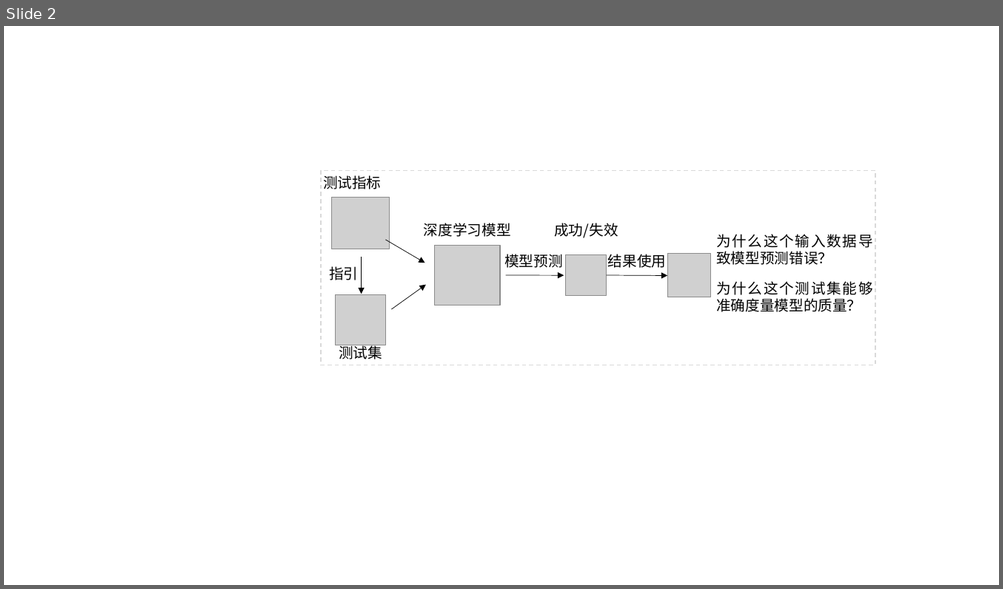
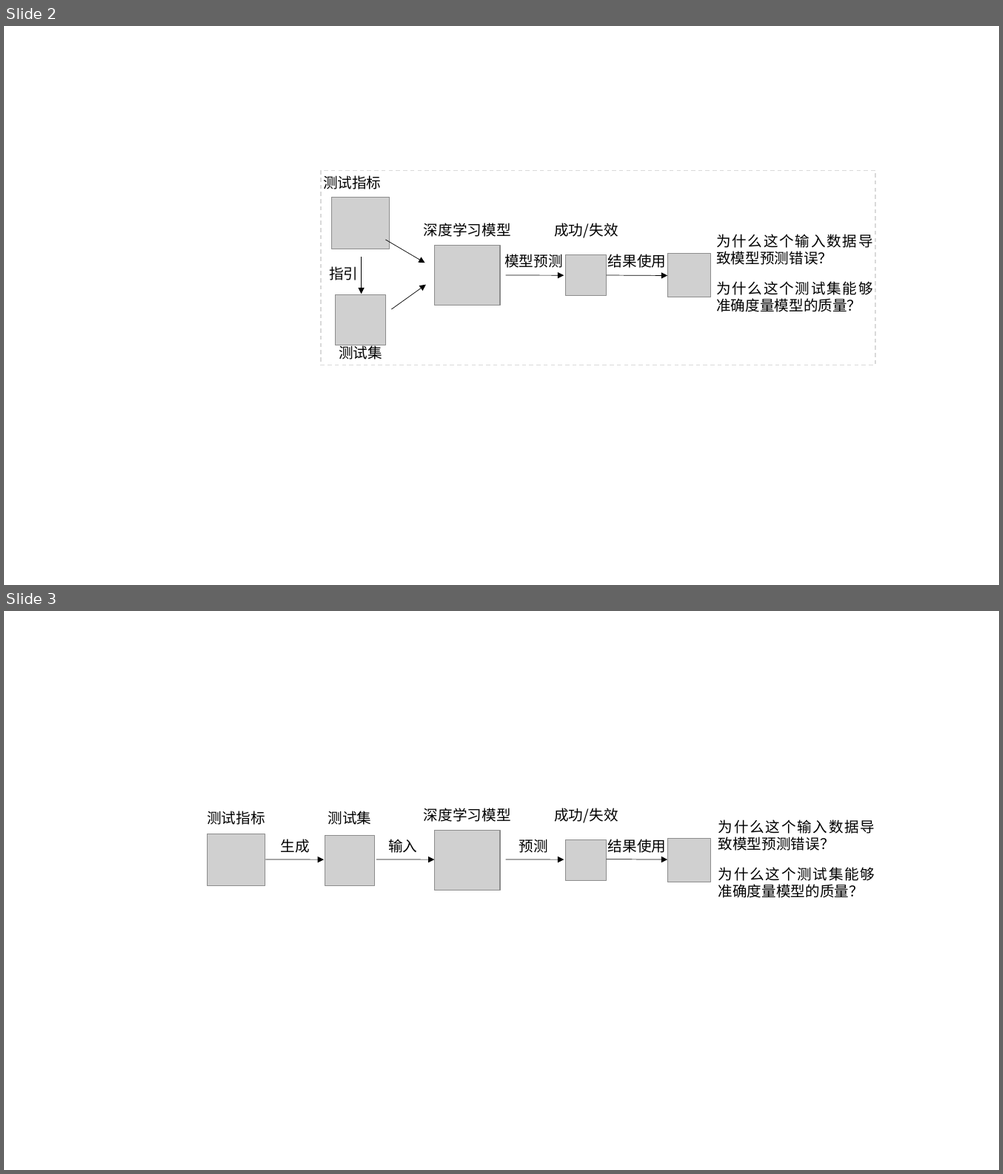
Before and after one commit to XuSihan/Proposal2022, a slide deck: images/intro.pptx. Shown one above the other, each under a label of ours: slide 2 before the commit, slides 2 and 3 after it. The pictures are 1003x589 and 1003x1174 pixels, drawn with LibreOffice and Linux fonts; fonts in the diff are those of the drawing; grey boxes stand for pictures. Boxes give left, top, right and bottom in pixels: in the first picture for what was removed or moved away, otherwise in the second. Text is boxed around its words. In the diff, an @@ line names an element or a change of style, - is before the commit and + after.

```diff
--- a/images/intro.pptx
+++ b/images/intro.pptx
@@ slide 3 added at <box>4,611,999,1170</box>, background #FFFFFF @@
@@ text added at <box>424,808,511,822</box>, 14 pt, text #000000 @@
+深度学习模型
@@ text added at <box>554,808,617,823</box>, 14 pt, text #000000 @@
+成功/失效
@@ text added at <box>207,811,264,825</box>, 14 pt, text #000000 @@
+测试指标
@@ text added at <box>328,811,372,825</box>, 14 pt, text #000000 @@
+测试集
@@ picture added at <box>435,830,500,891</box> @@
@@ text added at <box>718,820,875,898</box>, 14 pt, text #000000 @@
+为什么这个输入数据导致模型预测错误？
+为什么这个测试集能够准确度量模型的质量？
@@ picture added at <box>207,834,265,886</box> @@
@@ text added at <box>281,839,310,853</box>, 14 pt, text #000000 @@
+生成
@@ picture added at <box>325,835,375,886</box> @@
@@ text added at <box>388,839,417,853</box>, 14 pt, text #000000 @@
+输入
@@ text added at <box>519,839,548,853</box>, 14 pt, text #000000 @@
+预测
@@ picture added at <box>565,840,606,881</box> @@
@@ text added at <box>608,839,666,853</box>, 14 pt, text #000000 @@
+结果使用
@@ picture added at <box>667,840,711,883</box> @@
@@ arrow added from (266, 860) to (324, 860), #000000 0.5 pt @@
@@ arrow added from (376, 860) to (435, 860), #000000 0.5 pt @@
@@ arrow added from (506, 860) to (563, 860), #000000 0.5 pt @@
@@ arrow added from (606, 860) to (667, 860), #000000 0.5 pt @@
```
Also in this commit, not shown: 1 other slide added, 5 other files.
